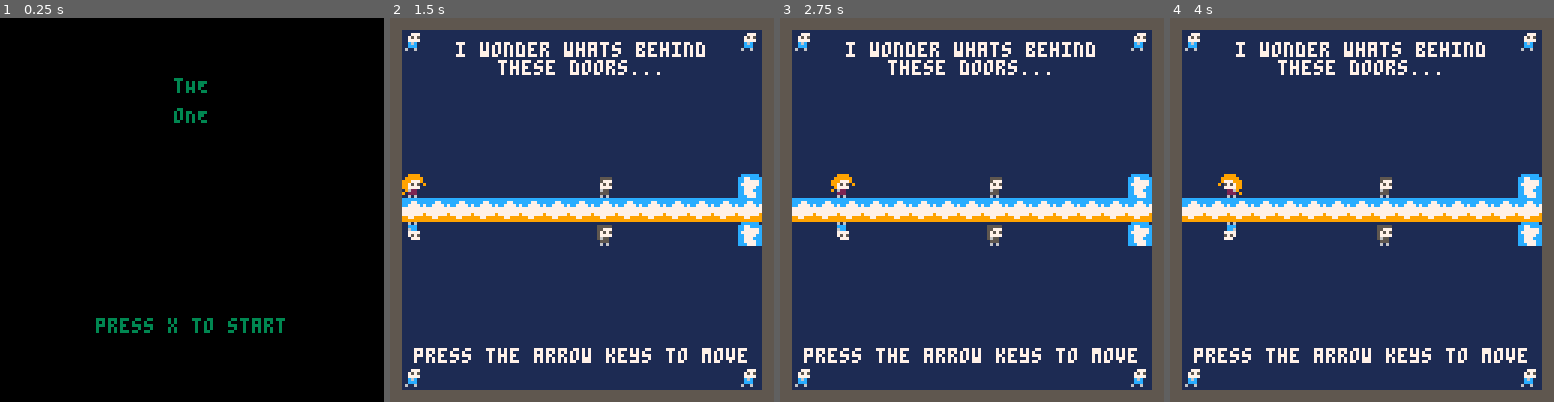
Above: before the commit, frames 1-4 (left to right).
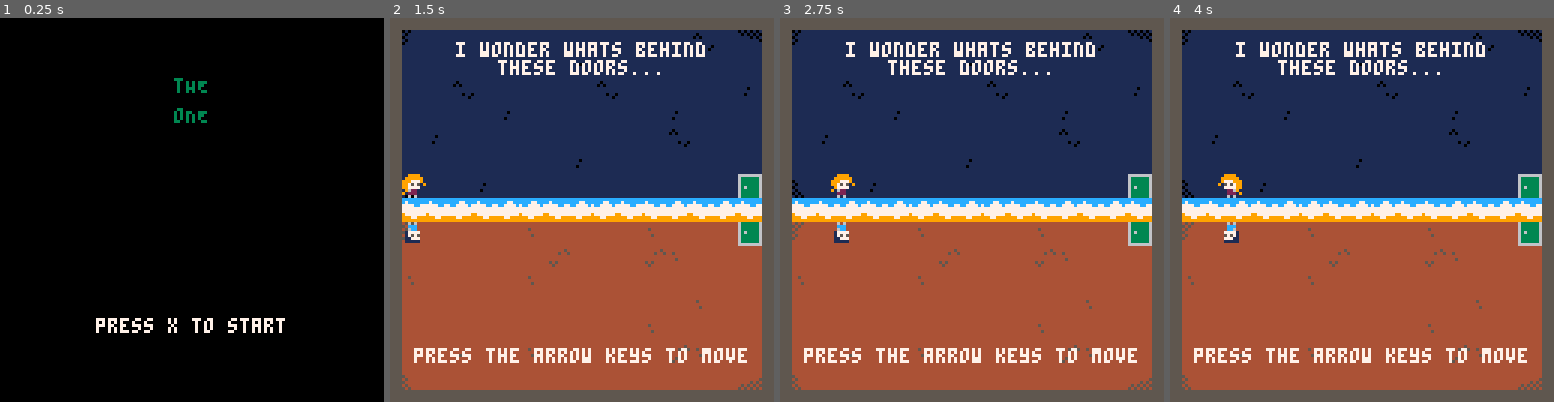
Above: after the commit, the same moments.

Repository: lpratico/a_curious_amalgam
Game: PICO-8 cartridge game.p8
Same seed, same stepped clock (60 frames per second), same inputs: the game is played once before the commit and once after it.
Inputs:
- Up to frame 1 (0.25 s): no input
- Up to frame 2 (1.5 s): tap X (X key) at 0.33, 1.07 s; tap O (Z key) at 0.7 s
- Up to frame 3 (2.75 s): hold Right 1.6-2.1 s; tap O (Z key) at 1.7, 2.1, 2.5 s; tap X (X key) at 1.85 s; hold Up 2.15-2.42 s; hold Right from 2.47 s (still down)
- Up to frame 4 (4 s): tap O (Z key) at 2.9, 3.3, 3.7 s; tap X (X key) at 2.97 s; release Right at 3.03 s; hold Left 3.08-3.58 s; hold Down 3.63-3.97 s

The runs differ from the first frame. In frame 1, 0.7% of the frame differs, in the area x 25-75%, y 78-83%; in frame 2, 41%; in frame 3, 41%, in the area x 3-97%, y 3-97%; in frame 4, 41%.

Commit message:
more changes

Diff:
--- a/game.p8
+++ b/game.p8
@@ -17,7 +17,7 @@
     {{"press z to reset"}, {"sometimes it's best","to start over"}},
     {{"i might need a little","help this time"},{"press x to link"}},
     {{"x to unlink"},{"maybe linking isn't", "always helpful..."}},
-    {{},{"sometimes i feel like","there's someone out", "there for me"}},
+    {{},{"sometimes, i feel like","there's someone out", "there for me"}},
     {{"i wonder what it feels like", "to have a connection", "with someone..."},{}},
     {{"now that i think about it,", "sometimes i do feel","like i'm connected"},{}},
     {{},{"perhaps if i just go", "through the doors", "i'll find the one"}},
@@ -51,7 +51,7 @@
 spritetop = 1
 spritebot = 1
 menuitem = 1
-
+carrotsprite = 119
 
 spriteids = {
     {25, 31, 37, 43}, --females
@@ -95,12 +95,15 @@
 carrott = {45, 55, 65}
 carroti = {1,2,3}
 
-function zspr(n,dx,dy,dz) --zoom sprite https://pico-8.fandom.com/wiki/Draw_zoomed_sprite_(zspr)
+function zspr(n,dx,dy,dz, fy) --zoom sprite https://pico-8.fandom.com/wiki/Draw_zoomed_sprite_(zspr)
+    if (fy == nil) then
+        fy = false
+    end
     sx = 8 * (n % 16)
     sy = 8 * flr(n / 16)
     dw = 8 * dz
     dh = 8 * dz
-    sspr(sx,sy,8,8, dx,dy,dw,dh)
+    sspr(sx,sy,8,8, dx,dy,dw,dh, false, fy)
 end
 
 function centertext(text, y, color)
@@ -243,9 +246,13 @@
     for i = 1,4 do
         if (fget(postosprtop(topcorners[i][1], topcorners[i][2]), 1)) then
             resetlevel()
+            sfx(9)
+            return
         end
         if (fget(postosprbot(botcorners[i][1], botcorners[i][2]), 1)) then
             resetlevel()
+            sfx(9)
+            return
         end
     end
 end
@@ -260,6 +267,7 @@
                 level.x -= 120
                 level.y += 15
             end
+            sfx(7)
             resetlevel()
         end
     end
@@ -269,6 +277,10 @@
     if fget(postosprtop(topplayer.x + 4, topplayer.y + 4),3) then
         if fget(postosprbot(botplayer.x + 4, botplayer.y + 4),3) then
             level.state = "f"
+            sfx(13)
+            sfx(14)
+            sfx(15)
+            sfx(16)
         end
     end
 end
@@ -489,6 +501,9 @@
 
         --jump
         if (btn(2)) then
+            if (topplayer.v == 0 or botplayer.v == 0) then
+                sfx(8)
+            end
             if (topplayer.v == 0) then
                 topplayer.v = jumpvel
             end
@@ -511,6 +526,9 @@
             if (level.linked) then
                 topplayer.v = (topplayer.v + botplayer.v)/2
                 botplayer.v = topplayer.v
+                sfx(11)
+            else
+                sfx(12)
             end
         end
 
@@ -568,7 +586,7 @@
         print("tHE", 58, 20, 3)
         print("oNE", 58, 30, 3)
 
-        print("press x to start", 32, 100, 3)
+        print("press x to start", 32, 100, 7)
 
     elseif (level.state == "p") then --pause menu
         rectfill(15,15,112,112,0)
@@ -587,7 +605,7 @@
 
     elseif (level.state == "c") then --character selection
         rectfill(0,0,127,127,0)
-        centertext("select characters:", 20, 8)
+        centertext("select characters:", 20, 13)
 
         rectfill(17,45,54,82,6)
         rectfill(19,47,52,80,0)
@@ -598,12 +616,14 @@
         zspr(spriteids[2][spritebot], 76, 48, 4)
 
         if (menuitem == 1) then
-
+            zspr(carrotsprite, 28, 32, 2, false)
+            zspr(carrotsprite, 28, 80, 2, true)
         else
-
-        end
-
-        centertext("press x to start", 100, 8)
+            zspr(carrotsprite, 84, 32, 2, false)
+            zspr(carrotsprite, 84, 80, 2, true)
+        end
+
+        centertext("press x to start", 100, 13)
     elseif (level.state == "g") then --game loop
         --draw base color
         if (level.linked) then
@@ -611,7 +631,7 @@
         else
             rectfill(0,0,127,127,5)
         end
-        rectfill(4,4,123,123,1)
+        rectfill(4,4,123,123,0)
 
 
         --draw map
@@ -624,6 +644,10 @@
         drawcharacters()
     end
 
+end
+
+function _init()
+    music()
 end
 __gfx__
 00000000000000000000000001111100000000000111110000000000000000000000000000ddddd00000000000ddddd000000000000555500005555000555555
@@ -650,14 +674,14 @@
 26eee00022eee600226ee00022eee000226ee000006dd00006ddd00000ddd600006dd00000ddd000006dd0000069900006999000009996000069900000999000
 22eee6002260000022eee0002600600022eee00000ddd00000ddd6000060000000ddd0000600600000ddd0000099900000999600006000000099900006006000
 06000000000000000060600000000000006060000060600006000000000000000060600000000000006060000060600006000000000000000060600000000000
-03333000000000000000000001010101010101010101111111111111111111111111111111111111444444444444444444444444454544444444444444444444
-33933300005555000555550010101010101010101011111111111111111111111101111111111111444444444444444444444444545444444444444444444454
-39377700005777000557770011110101010101010111111101111111111111111010111111111111444444444444444444444444454444444454444444445445
-33757500007575000575750011111110101110101011111110111111111011111111111111111111444444444444444454444444544444444444444444444444
-03777700007777000577770011111111111111110111111101111111111111111111111111111111444444454544454545444444454444444445444444444444
-00699000006550000565500011111111111111111111111110111111110111111111011011111111444454545454545454444444544444444444444445454444
-00999000005550000055500011111111111111111111111101011111111111111111110111111111454545454545454545444444444444444444444444544444
-00606000006060000060600011111111111111111111111110101111111111111111111111111111545454545454545454544444444444444444444444444444
+03333000000000000006060001010101010101010101111111111111111111111111111111111111444444444444444444444444454544444444444444444444
+33933300005555000005550010101010101010101011111111111111111111111101111111111111444444444444444444444444545444444444444444444454
+39377700007775000005565011110101010101010111111101111111111111111010111111111111444444444444444444444444454444444454444444445445
+33757500005757000077775011111110101110101011111110111111111011111111111111111111444444444444444454444444544444444444444444444444
+03777700007777000057575011111111111111110111111101111111111111111111111111111111444444454544454545444444454444444445444444444444
+00699000000556000077755011111111111111111111111110111111110111111111011011111111444454545454545454444444544444444444444445454444
+00999000000555000055555011111111111111111111111101011111111111111111110111111111454545454545454545444444444444444444444444544444
+00606000000606000000000011111111111111111111111110101111111111111111111111111111545454545454545454544444444444444444444444444444
 444444441cccccccccccccc11ccccccc1cccccccccccccc1ccccccc11cccccc11cccccc1ccc777cccc777ccc1cccccc11cccccc1cccccccccccccccccc7777cc
 44444444ccccc7ccccccccccccccc77cccc77cccccc77cccccc77ccccc77cccccccc77cccc7777cccc7777ccccc77ccccccc7cccccccccc77ccc77cccc77777c
 44444444ccc7777c7c777cccc777c777c7777777777777ccc77777cccc77777ccc7777cccc77777ccc7777cccc7777cccc7777cc77777c7777c77777ccc7777c
@@ -680,7 +704,7 @@
 9777779997777779777777777777777799777779977777999777777777777779777777771991999189199919c6c646ccc4c6646c633333366033333660033336
 9777777999777779777777777777777799777799977777799777777777777799777777778891989889199818466646646466646c636333366036333660036336
 99777799997777997777777799777977977777799977779999777799797779997777777788889888881898884666446464664466633333366033333660033336
-99979999999779997799977999999999997777799777779999979999999999999777777988888888888888884674447444674466633333366033333660033336
+99979999999779997799977999999999997777799777779999979999999999999777777988888888888888884674447474674466633333366033333660033336
 499999944999999499999999999999999997779997777999499999999999999499977799cccccccccccccccc4474444444474447633333366033333660033336
 66666666666666666333333660333336600333366000033660000036000000000000000000000000000000000000000000000000000000000000000000000000
 60000336600000366333333660333336600333366000033660000036000000000000000000000000000000000000000000000000000000000000000000000000
@@ -691,36 +715,65 @@
 60000336600000366333333660333336600333366000033660000036000000000000000000000000000000000000000000000000000000000000000000000000
 60000336600000366666666666666666666666666666666666666666000000000000000000000000000000000000000000000000000000000000000000000000
 __gff__
-0000000000010402000000000000000000000000000000000000000000000000000000000000000000000000000000000008080000000000000000000000000000000101010102040201010101010101010101010101010101010101010101010101010101010101010101010101010101010101010101010101010101010101
-0101010101010101010101010101010101010101010101010101010101010101010101010101010101010101010101010101010101010101010101010101010101010000000000000000000000000000000000000000000000000000000000000000000000000000000000000000000000000000000000000000000000000000
+0000000000000000000000000000000000000000000000000000000000000000000000000000000000000000000000000008080000000000000000000000000000010101010101010101010101010101010101010101010101010101010101010101010101010101010202020204040404040404040404000000000000000000
+0000000000000000000000000000000000000000000000000000000000000000000000000000000000000000000000000000000000000000000000000000000000000000000000000000000000000000000000000000000000000000000000000000000000000000000000000000000000000000000000000000000000000000
 __map__
-0500000000000000000000000000050000000000000000000000000000050000000000000000000000000000050000000000000000000000000000050000000000000000000000000000050000000000000000000000000000050000000000000000000000000000050000000000000000000000000000050000000000000000
-0000000000000000000000000000000000000000000000000000000000000000000000000000000000000000000000000000000000000000000000000000000000000000000000000000000000000000000000000000004700000000000000000000000000000000000000000000000000000000000000000000000000000000
-0000000000000000000000000000000000000000000000000000000000000000000000000000000000000000000000000000000000000000000000000000000000000000000000000000000000000000000000000056565600000000000000000000000000000000000000565600000000000000000000000000000000000000
-0000000000000000000000000000000000000000000000000000000000000000000000000000000000000000470000000000000000000000000000000000000000000000000000000000470000000000000000560000000000000000000000000000000000000000000000565600000000000000000000000000000000000000
-0000000000000000000000000000000000000000000000000000000000000000005500005555000055555555550000005500000000005500000000000000000000005555555555555555550000000000005600000000000000000000000055000000000000000000000000565600000000000000000000000000000000000000
-0000000000000000000000000000000000000000000000000000000000000000555500000000000055555555550000555500000000005555000000000000000000005555555555555555550000000056000000000000000000000000000000005500000000000000000000565600000000000000000000000000000000000000
-0000000000000000310000000000470000000000460000000000000000470055555500000000000055555555550055555500000000005555550000470000000000005555555555555555550000560000000000000000000000000000000000550000000000000000470000000000000000000000000000470000000000000000
-5555555555555555555555555555555555555555555555555555555555555555555555555555555555555555555555555555555555555555555555555555555555555555555555555555555555555555555555555555555555555555555555555555555555555555555555555555555555555555555555550000000000000000
-0000000000000000320000000000470000000000480000000000000000470055555500000000000055555555550000000055555555550000000000470000000000005555555555555555550000560000000000000000000000000000000000550000000000000000470000000000004848484848000000470000000000000000
-0000000000000000000000000000000000000000000000000000000000000000555500000000000055555555550000000055555555550000000000000000000000000055555555555555550000000056000000000000000000000000000000550000000000000000000000000000000000000000000000000000000000000000
-0000000000000000000000000000000000000000000000000000000000000000005500005555000055555555550000000055555555550000000000000000000000000000555555555555550000000000005600000000000000000000000000550000000000000000000000000000000000000000000000000000000000000000
-0000000000000000000000000000000000000000000000000000000000000000000000000000000000000000470000000000000000000000000000000000000000000000000000000000470000000000000000560000000000000000000000000000000000000000000000000000000000000000000000000000000000000000
-0000000000000000000000000000000000000000000000000000000000000000000000000000000000000000000000000000000000000000000000000000000000000000000000000000000000000000000000000056565600000000000000000000000000000000000000000000000000000000000000000000000000000000
-0000000000000000000000000000000000000000000000000000000000000000000000000000000000000000000000000000000000000000000000000000000000000000000000000000000000000000000000000000004700000000000000000000000000000000000000000000000000000000000000000000000000000000
-0500000000000000000000000000050000000000000000000000000000050000000000000000000000000000050000000000000000000000000000050000000000000000000000000000050000000000000000000000000000050000000000000000000000000000050000000000000000000000000000050000000000000000
-0500000000000000000000000000050000000000000000000000000000050000000000000000000000000000000000000000000000000000000000000000000000000000000000000000000000000000000000000000000000000000000000000000000000000000000000000000000000000000000000000000000000000000
-0000000000000000000000000000000000000000000000000000000000000000000000000000000000000000000000000000000000000000000000000000000000000000000000000000000000000000000000000000000000000000000000000000000000000000000000000000000000000000000000000000000000000000
-0000000000000000000000000000000000000000000000000000000000000000000000000000000000000000000000000000000000000000000000000000000000000000000000000000000000000000000000000000000000000000000000000000000000000000000000000000000000000000000000000000000000000000
-0000000000000000000000000000000000000000000000000000000000000000000000000000000000000000000000000000000000000000000000000000000000000000000000000000000000000000000000000000000000000000000000000000000000000000000000000000000000000000000000000000000000000000
-0000000000000000000000000000000000000000000000460000005600000000000000000000000000000000000000000000000000000000000000000000000000000000000000000000000000000000000000000000000000000000000000000000000000000000000000000000000000000000000000000000000000000000
-0000000000000000000000000000000000004600005656565600005600000000000000000000000000000000000000000000000000000000000000000000000000000000000000000000000000000000000000000000000000000000000000000000000000000000000000000000000000000000000000000000000000000000
-0000004600004600004600004600470000565656000000000000005600470000000000000000000000000000000000000000000000000000000000000000000000000000000000000000000000000000000000000000000000000000000000000000000000000000000000000000000000000000000000000000000000000000
-5656565656565656565656565656565656565656565656565656565656560000000000000000000000000000000000000000000000000000000000000000000000000000000000000000000000000000000000000000000000000000000000000000000000000000000000000000000000000000000000000000000000000000
-0000004800004800004800004800470000565656000000005656000000470000000000000000000000000000000000000000000000000000000000000000000000000000000000000000000000000000000000000000000000000000000000000000000000000000000000000000000000000000000000000000000000000000
-0000000000000000000000000000000000000000000000000056565600000000000000000000000000000000000000000000000000000000000000000000000000000000000000000000000000000000000000000000000000000000000000000000000000000000000000000000000000000000000000000000000000000000
-0000000000000000000000000000000000000000000000000000000000000000000000000000000000000000000000000000000000000000000000000000000000000000000000000000000000000000000000000000000000000000000000000000000000000000000000000000000000000000000000000000000000000000
-0000000000000000000000000000000000000000000000000000000000000000000000000000000000000000000000000000000000000000000000000000000000000000000000000000000000000000000000000000000000000000000000000000000000000000000000000000000000000000000000000000000000000000
-0000000000000000000000000000000000000000000000000000000000000000000000000000000000000000000000000000000000000000000000000000000000000000000000000000000000000000000000000000000000000000000000000000000000000000000000000000000000000000000000000000000000000000
-0000000000000000000000000000000000000000000000000000000000000000000000000000000000000000000000000000000000000000000000000000000000000000000000000000000000000000000000000000000000000000000000000000000000000000000000000000000000000000000000000000000000000000
-0500000000000000000000000000050000000000000000000000000000050000000000000000000000000000000000000000000000000000000000000000000000000000000000000000000000000000000000000000000000000000000000000000000000000000000000000000000000000000000000000000000000000000
+3539393939393939393939393839333539383939393939393839393939333539393939393939393938373939333539393939393939393939393939333539393939393739393939393939333538393939393939393939393839333539393939393839393939393939333939393939393939383939393939330000000000000000
+3939393939393937393939393939393939393939393939393939393939393939393937393939393937393839393939383939393939393939393738393937393939393937393939393738393939393939393839393937393939393937383939373939393939396d36393939393939393939393939373839390000000000000000
+39393839393939393839393939393739393739393939393939393739393939383939393939393939393739373939393939393739393939393939393939393939393939393939393837393939393939393939393939393939393939393739393939393939444d4636393938373939393939393939393939390000000000000000
+39393939373939393939393739393939393939393739393938393939393939393939393939393939393939396d39393939393939393939393939373839393937393939394b36393939396d39393939383939393939393939386d39393939393939394b3633343435393939393939393939393939393937390000000000000000
+39373939393939393939393839393939393939373839393939393939393939393947363944453638414d4d4e453939394c36393937394b3639393939393939393938414d4d4e4e42414248393739393937414d4d4e4e424142483939393939394b3633353739393939393939394c363939393939393939390000000000000000
+393939393939393739393939393939393939393939393939393939393839393941503537333435394f444e4d423939444635373939384346363939393939393937474f414d4e42504f504f3939393937374f414d4e42504f504f393939394c363335393939393939393939393933354b36393939373939390000000000000000
+36393937393939393939393939396d36393939396a36393939393939376d36444d52363837383937514e4d4d5236434e45696a696a69444d4536396d363939384b5152514e4d525152515236393938373849514e4d525152515236394b36333539393939373939383936393939394c36383939393939396d0000000000000000
+5454555455555455555454555455545554545554555554555454555455545455555455545554555554545554555454555554545554555554545554545555545455545554545555545455555555545455545554545555545455555454555554555455545554545555555454545554555455555454555554540000000000000000
+3d404040403e404040403e404040723d404040406c4040404040404040723d615c5d3d404040404056626363573d40403e586263625b3d3f403e3f723d404040403e3f56636262636262573d404040403f5863575957605756573d40613d3a3c40404040403f3e40403d40403e405d3d404040403e4040720000000000000000
+4040404040403f4040403f3e40404040403e404040404040403f4040404040405f653c403a3b3c406663625a6540403e40596362635a3c40403f3e40404040404040406459636263625a654040404040403e6066576561656465403f4040603d3a3c4040403e3f40404040404040653c4040403f404040400000000000000000
+3e404040403e4040404040404040404040404040404040404040403f40404040405e3d40595b3d40586362636740404040586263625b3d4040403e40403f4040403f406663626363626367403e4040404040405967665a5e6667404040404040613d3a3c4040404040403f404040643d404040403e4040400000000000000000
+4040404040404040404040403e40404040404040404040404040404040404040404040404040404040404040724040404040404040404040404040404040404040403e403a3c40404040724040403f404040403e404040403f724040404040404040603d3a3b3b3c40403e4040405f3d4040403e3f4040400000000000000000
+404040404040404040403e4040404040403e3f404040404040403e40404040403e403f4040404040403f3e40404040404040404040404040403e40404040403e40404040613d4040403e404040403e4040404040404040404040403e40403e40403f404059635a3d404040404040404040404040404040400000000000000000
+40403e40403e40404040403f3e4040403f4040404040404040404040404040404040403e404040403e403f40404040403f40404040403e40404040404040404040404040404040403e404040404040404040403f4040403e404040403f404040404040404040723d404040403f403e404040404040403e400000000000000000
+3c404040404040404040404040403a3c404040404040404040404040403a3c404040404040404040404040403a3c4040404040404040403f4040403a3c404040404040404040404040403a3c404040404040404040404040403a3c404040404040404040404040403a3c404040404040404040404040403a0000000000000000
+3539393939393939393939393939333539373939393939393939393939333539393939373939393939393739330000000000000000000000000000000000000000000000000000000000000000000000000000000000000000000000000000000000000000000000000000000000000000000000000000000000000000000000
+3939393939393939393937393939393938393939393939393739373938393939373938393939393939383939390000000000000000000000000000000000000000000000000000000000000000000000000000000000000000000000000000000000000000000000000000000000000000000000000000000000000000000000
+3937414236383939393938393939393939393739393939393938393937393937383939393739393939393739390000000000000000000000000000000000000000000000000000000000000000000000000000000000000000000000000000000000000000000000000000000000000000000000000000000000000000000000
+39394f5035393739393939393939393939393939393839393937393939383939373939393939393939393939380000000000000000000000000000000000000000000000000000000000000000000000000000000000000000000000000000000000000000000000000000000000000000000000000000000000000000000000
+3939504f39393939393939393938393939393939393939393939393937393939393939393939693639394836390000000000000000000000000000000000000000000000000000000000000000000000000000000000000000000000000000000000000000000000000000000000000000000000000000000000000000000000
+3939494a36393939393939393939393939393939393939393939393939393939396a3639434d4e4536394f35390000000000000000000000000000000000000000000000000000000000000000000000000000000000000000000000000000000000000000000000000000000000000000000000000000000000000000000000
+36393334353939393938393937386d3639396a36396936386a363769366d3639444d463633343434353949366d0000000000000000000000000000000000000000000000000000000000000000000000000000000000000000000000000000000000000000000000000000000000000000000000000000000000000000000000
+5555545554555455545554545554555455545455555454555554555455555455545554545554555454555554550000000000000000000000000000000000000000000000000000000000000000000000000000000000000000000000000000000000000000000000000000000000000000000000000000000000000000000000
+3d40404040406c6b6c6b6c404040724040406c3d406b3d406c3d406b3d72404059625b3d40403e58573a3b3c720000000000000000000000000000000000000000000000000000000000000000000000000000000000000000000000000000000000000000000000000000000000000000000000000000000000000000000000
+4040404040404040404040403e40404040404040404040404040404040404040404040404040403f66635a3d400000000000000000000000000000000000000000000000000000000000000000000000000000000000000000000000000000000000000000000000000000000000000000000000000000000000000000000000
+403e3f4040404040403e40403f40404040404040404040403e404040404040403e4040404040404040404040400000000000000000000000000000000000000000000000000000000000000000000000000000000000000000000000000000000000000000000000000000000000000000000000000000000000000000000000
+40403e404040404040404040403e40403e40403f404040404040404040404040403f4040404040404040403e400000000000000000000000000000000000000000000000000000000000000000000000000000000000000000000000000000000000000000000000000000000000000000000000000000000000000000000000
+404040403f40404040404040404040403e3f3e4040404040404040403e4040404040404040403f4040404040400000000000000000000000000000000000000000000000000000000000000000000000000000000000000000000000000000000000000000000000000000000000000000000000000000000000000000000000
+40404040404040403e40403f40404040403f404040404040404040403f40403f3f4040404040404040403e40400000000000000000000000000000000000000000000000000000000000000000000000000000000000000000000000000000000000000000000000000000000000000000000000000000000000000000000000
+3c404040404040404040404040403a3c404040404040404040404040403a40403e40404040404040404040403a0000000000000000000000000000000000000000000000000000000000000000000000000000000000000000000000000000000000000000000000000000000000000000000000000000000000000000000000
+…(29 lines of a section not shown)…
Not shown, changed: the music (__music__) section of game.p8
Not shown, changed: the sound effects (__sfx__) section of game.p8
